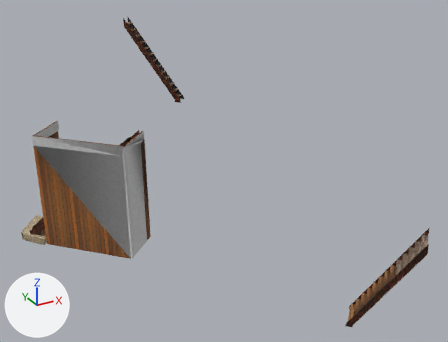
The COLLADA model dae/schodiste.dae as it was, and as the next commit left it.
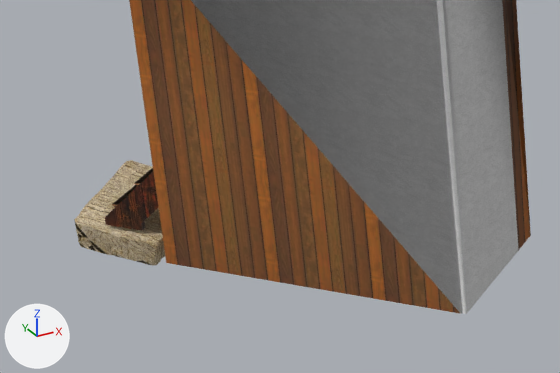
The first picture shows the older version from a 50 mm camera at (6.83, 13.4, 18.73) aimed at (13.57, 25.64, 12.61). The close-ups show both versions on the part from 0% to 35% of the width and 50% to 81% of the height of that picture; other places that the commit changed are outside them. Lighting does not change. The marker at lower left points along +X, +Y and +Z. Where no turn or scale is listed for an object, it has been applied to the vertices.

In view in the first close-up: 'SketchUp', 'group_2', 'group_3'.
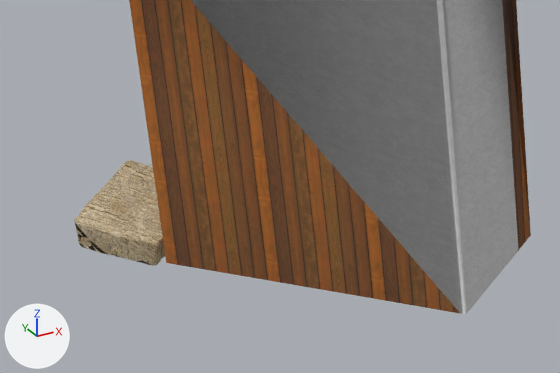
The newer file is also turned or shifted as a whole; pictures and numbers use the older file's frame.

What differs and where, as boxes (x1, y1, x2, y2) in the close-ups (560 x 373 px):
```json
{"object": "group_3", "change": "deleted", "before": [105, 172, 158, 230], "on screen": "brown", "faces in mat_material_5 (picture img_material_5_jpg)": [105, 172, 158, 230]}
{"object": "group_2", "change": "deleted", "before": [112, 168, 153, 207], "faces in mat_material_4 (picture img_material_4_jpg)": [113, 168, 153, 205]}
```

The change, as JSON lines over the scene's bpy script:
```json
{"op": "remove", "block": "ob_group_2", "code": ["ob_group_2 = bpy.data.objects.new('group_2', me_group_2)", "ob_group_2.parent = ob_group_0", "ob_group_2.location = (2.373, 2.302, 0.141)", "ob_group_2.rotation_euler = (0.0, 0.0, -1.571)  # degrees (0, 0, -90)"]}
{"op": "remove", "block": "ob_group_3", "code": ["ob_group_3 = bpy.data.objects.new('group_3', me_group_3)", "ob_group_3.location = (9.58, 30.625, 9.499)"]}
```
